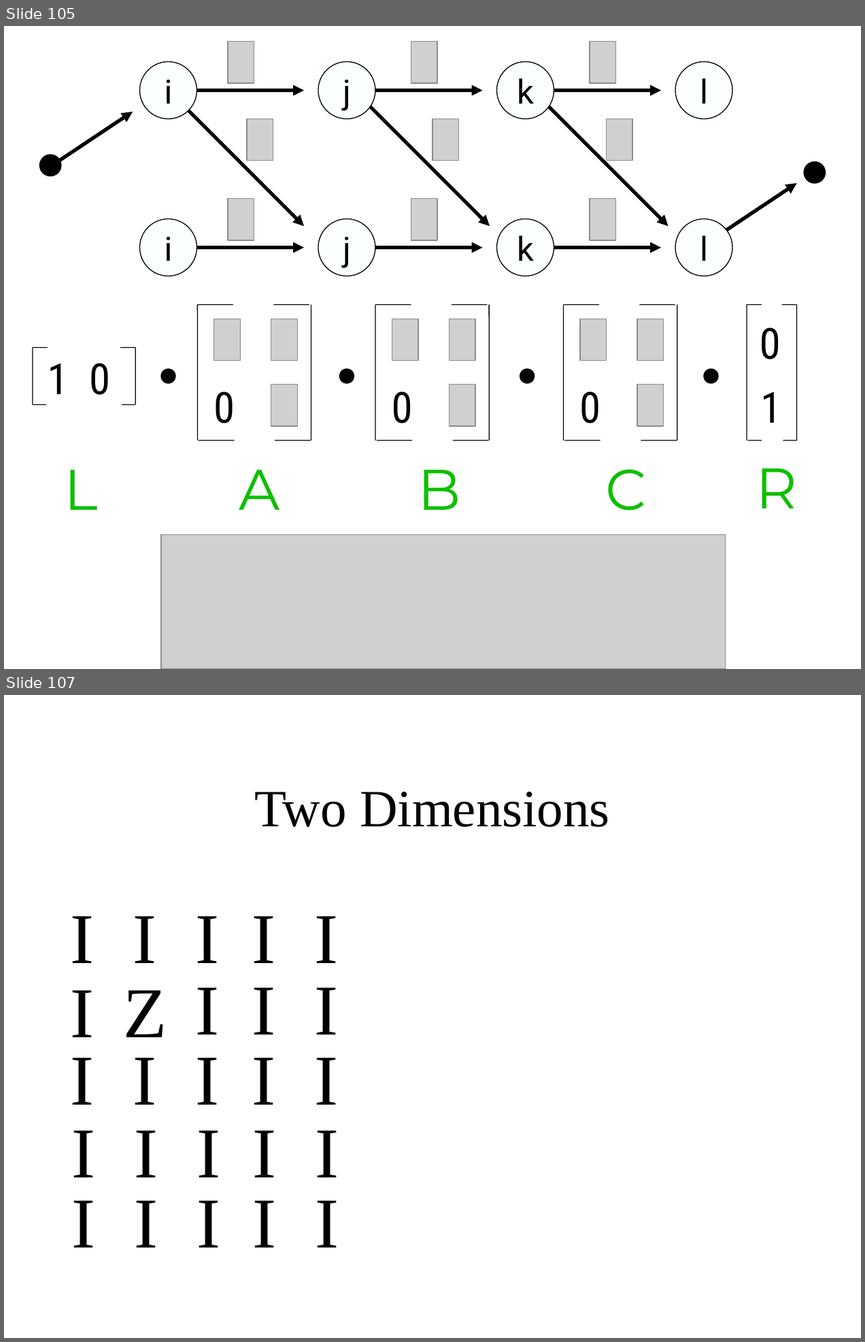
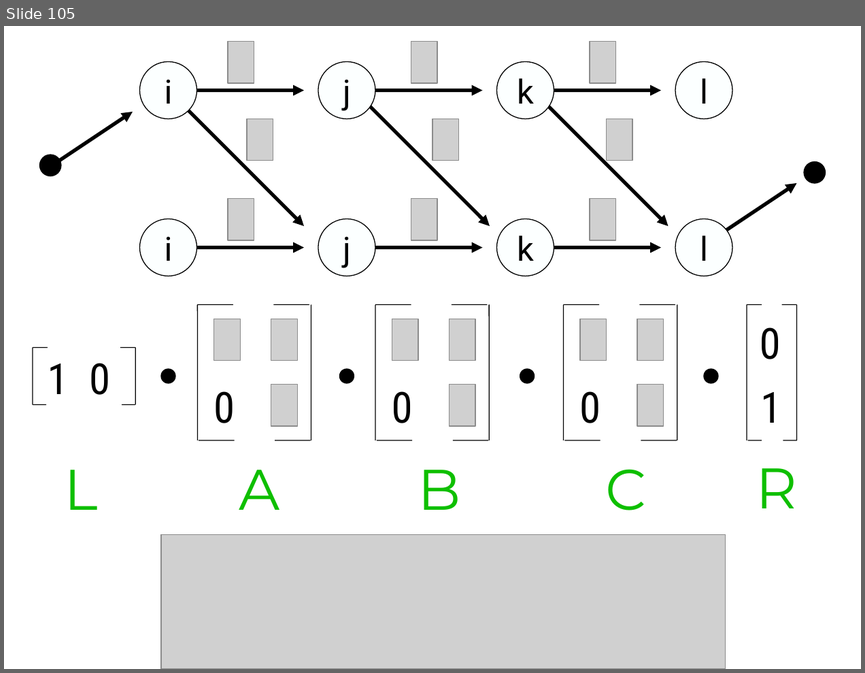
Before and after one commit to gcross/QC-Talks, a slide deck: GeneralExam/WeaponsOfMassSimulation.odp. Shown one above the other, each under a label of ours: slides 105 and 107 before the commit, slide 105 after it; the slides between them are not shown. The pictures are 865x1342 and 865x673 pixels, drawn with LibreOffice and Linux fonts; fonts in the diff are those of the drawing; grey boxes stand for pictures; background and template pictures are left out. Boxes give left, top, right and bottom in pixels: in the first picture for what was removed or moved away, otherwise in the second. Text is boxed around its words. In the diff, an @@ line names an element or a change of style, - is before the commit and + after.

```diff
--- a/GeneralExam/WeaponsOfMassSimulation.odp
+++ b/GeneralExam/WeaponsOfMassSimulation.odp
@@ slide 107 removed at (4, 695, 861, 1338), background picture (left out) @@
@@ title removed at (254, 792, 610, 827) @@
-Two Dimensions
@@ text removed at (71, 916, 94, 963) @@
-I
@@ text removed at (133, 916, 157, 963) @@
-I
@@ text removed at (196, 916, 220, 963) @@
-I
@@ text removed at (252, 916, 275, 963) @@
-I
@@ text removed at (314, 916, 338, 963) @@
-I
@@ text removed at (71, 990, 94, 1037) @@
-I
@@ text removed at (123, 990, 167, 1037) @@
-Z
@@ text removed at (196, 987, 220, 1034) @@
-I
@@ text removed at (252, 987, 275, 1034) @@
-I
@@ text removed at (314, 987, 338, 1034) @@
-I
@@ text removed at (71, 1057, 94, 1104) @@
-I
@@ text removed at (133, 1057, 157, 1104) @@
-I
@@ text removed at (196, 1057, 220, 1104) @@
-I
@@ text removed at (252, 1057, 275, 1104) @@
-I
@@ text removed at (314, 1057, 338, 1104) @@
-I
@@ text removed at (71, 1130, 95, 1177) @@
-I
@@ text removed at (134, 1130, 158, 1177) @@
-I
@@ text removed at (196, 1130, 220, 1177) @@
-I
@@ text removed at (253, 1130, 277, 1177) @@
-I
@@ text removed at (315, 1130, 339, 1177) @@
-I
@@ text removed at (71, 1200, 95, 1247) @@
-I
@@ text removed at (134, 1200, 158, 1247) @@
-I
@@ text removed at (196, 1200, 220, 1247) @@
-I
@@ text removed at (253, 1200, 277, 1247) @@
-I
@@ text removed at (315, 1200, 339, 1247) @@
-I
```
Also in this commit, not shown: 1 slide changed, 1 slide added, 28 other slides removed.
